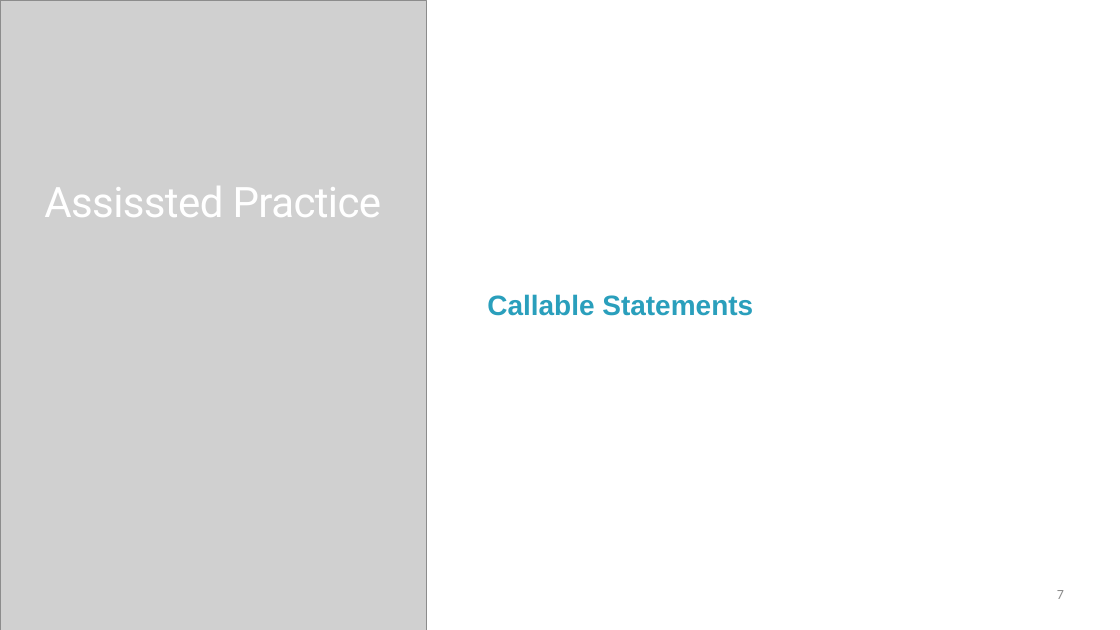
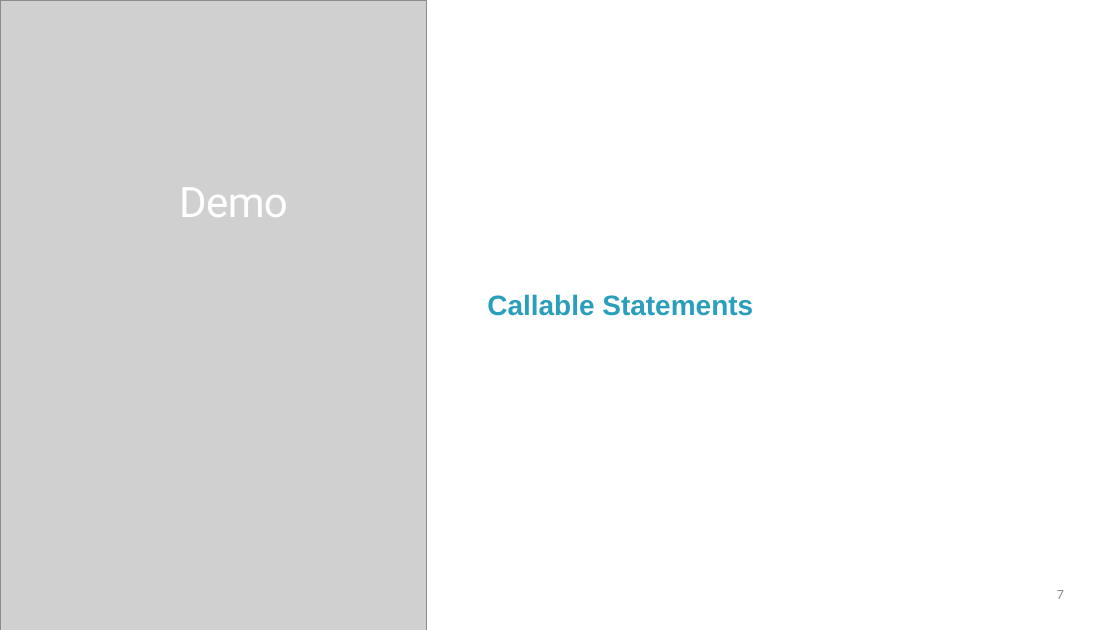
Before and after one commit to StevenJoseph19/Java, a slide deck: slide 7 of Day 6/Slides/7. Working with a CallableStatement/working-with-a-callable-statement-slides.pptx. Drawn at 1120x630 pixels with LibreOffice and Linux fonts; fonts in the diff are those of the drawing; grey boxes stand for pictures. Boxes give left, top, right and bottom in pixels: in the first picture for what was removed or moved away, otherwise in the second. Text is boxed around its words. In the diff, an @@ line names an element or a change of style, - is before the commit and + after.

```diff
--- a/Day 6/Slides/7. Working with a CallableStatement/working-with-a-callable-statement-slides.pptx
+++ b/Day 6/Slides/7. Working with a CallableStatement/working-with-a-callable-statement-slides.pptx
@@ text at <box>179,188,288,217</box>: text changed @@
-Assissted Practice
+Demo
```
Also in this commit, not shown: 6 other slides changed, 5 other files.
